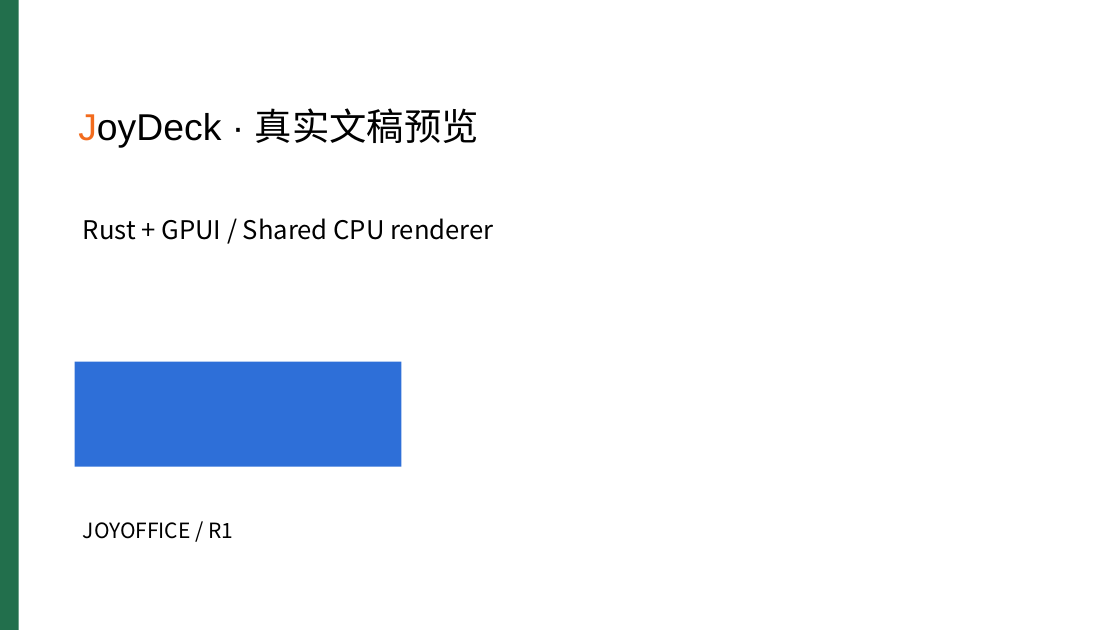
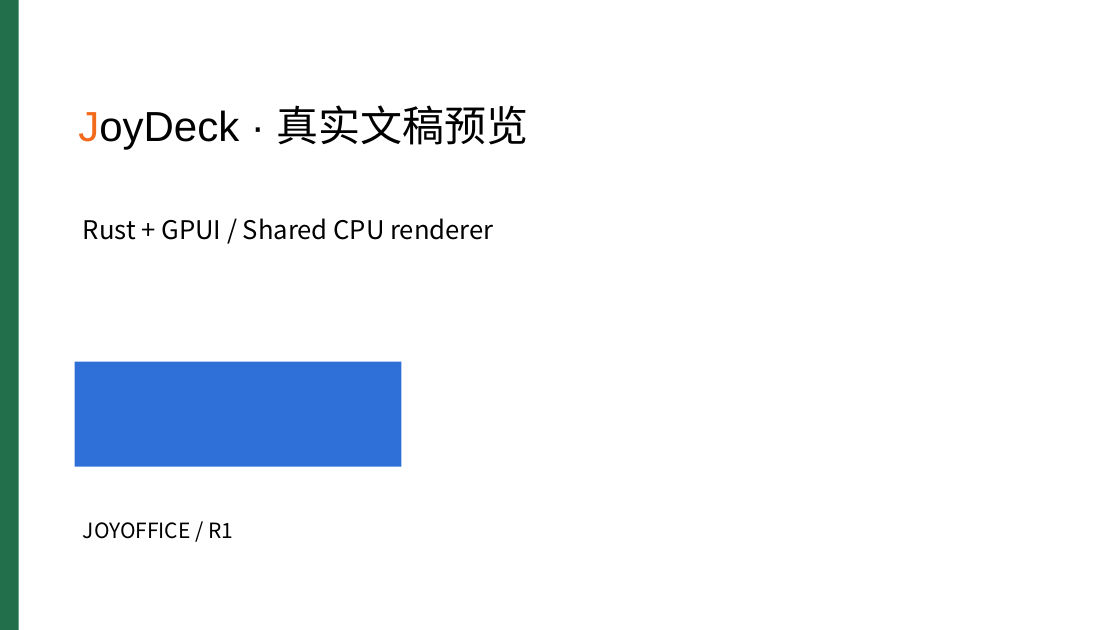
Before and after one commit to willmove/joyoffice, a slide deck: slide 1 of docs/joydeck/evidence/R9-UI1/artifacts/desktop-formatted.pptx. Drawn at 1120x630 pixels with LibreOffice and Linux fonts; fonts in the diff are those of the drawing. Boxes give left, top, right and bottom in pixels: in the first picture for what was removed or moved away, otherwise in the second. Text is boxed around its words. In the diff, an @@ line names an element or a change of style, - is before the commit and + after.

Commit message:
Verify final JoyDeck Windows formatting shortcuts and PPTX save-reopen

```diff
--- a/docs/joydeck/evidence/R9-UI1/artifacts/desktop-formatted.pptx
+++ b/docs/joydeck/evidence/R9-UI1/artifacts/desktop-formatted.pptx
@@ title "JoyDeck · 真实文稿预览" at [78,105,529,150]: size 32 to 36 pt @@
```
Also in this commit, not shown: 34 other files.
